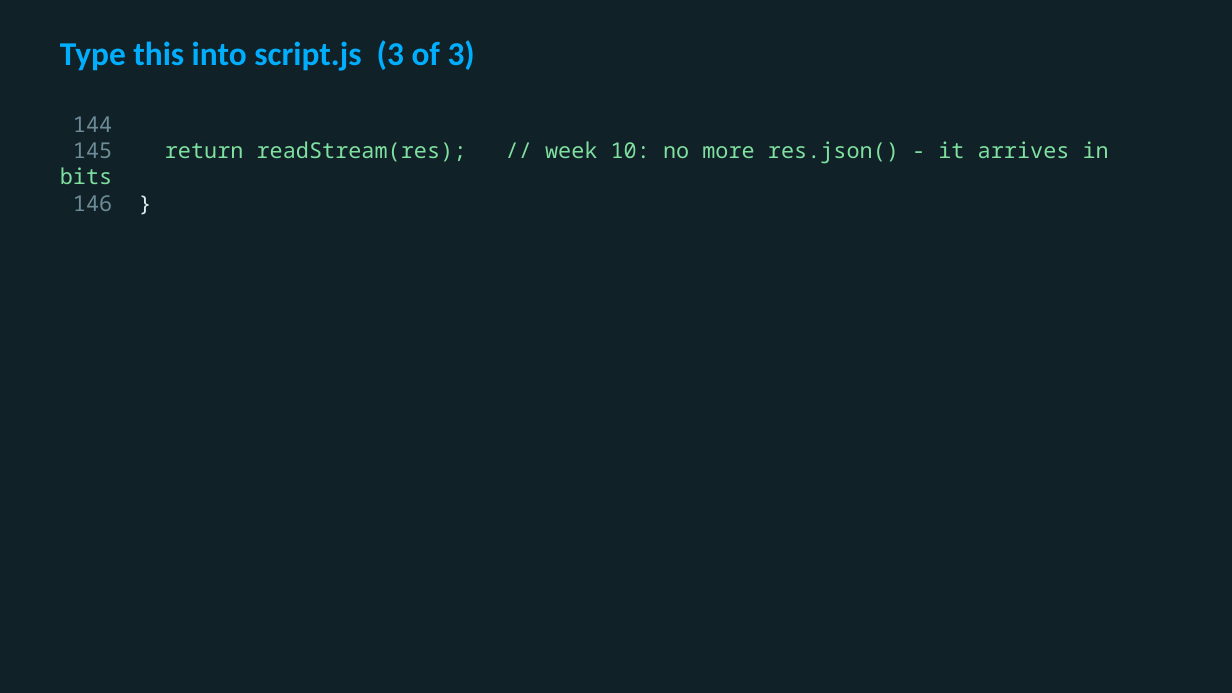
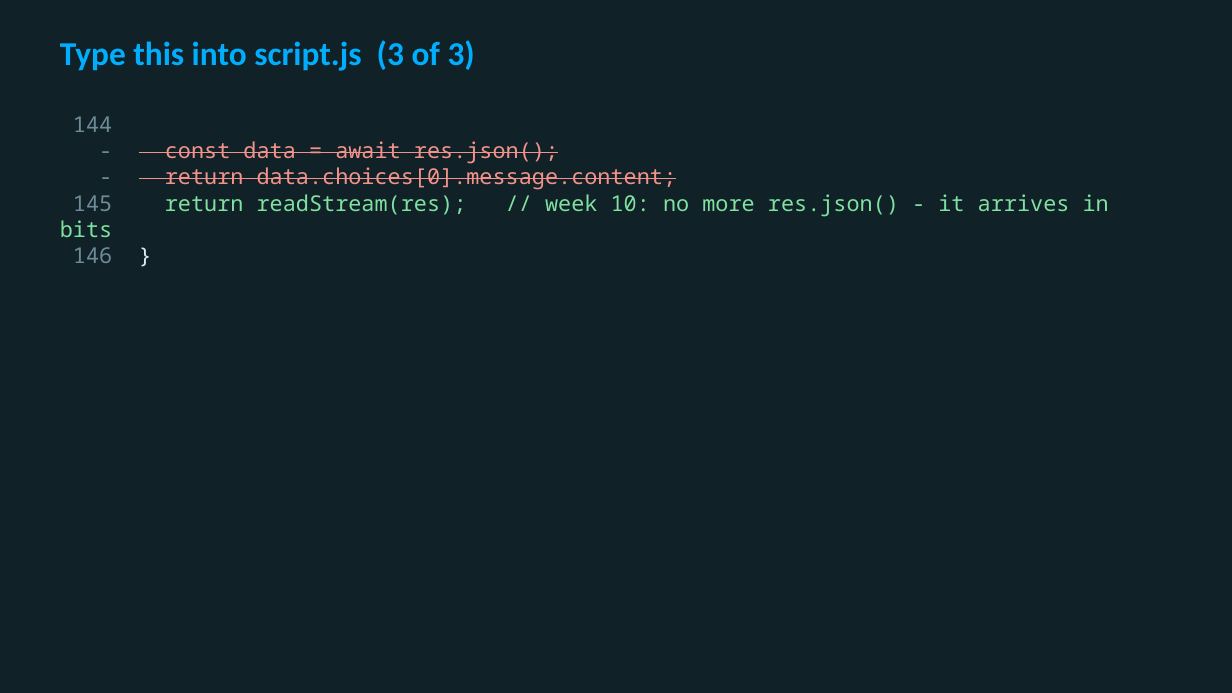
Before and after one commit to utgapps/utgapps.github.io, a slide deck: slide 7 of ai101/slides/week-10.pptx. Drawn at 1232x693 pixels with LibreOffice and Linux fonts; fonts in the diff are those of the drawing. Boxes give left, top, right and bottom in pixels: in the first picture for what was removed or moved away, otherwise in the second. Text is boxed around its words. In the diff, an @@ line names an element or a change of style, - is before the commit and + after.

```diff
--- a/ai101/slides/week-10.pptx
+++ b/ai101/slides/week-10.pptx
@@ text at (165,141,677,190): paragraphs added @@
+- const data = await res.json();
+- return data.choices[0].message.content;
```
Also in this commit, not shown: 36 other files.
